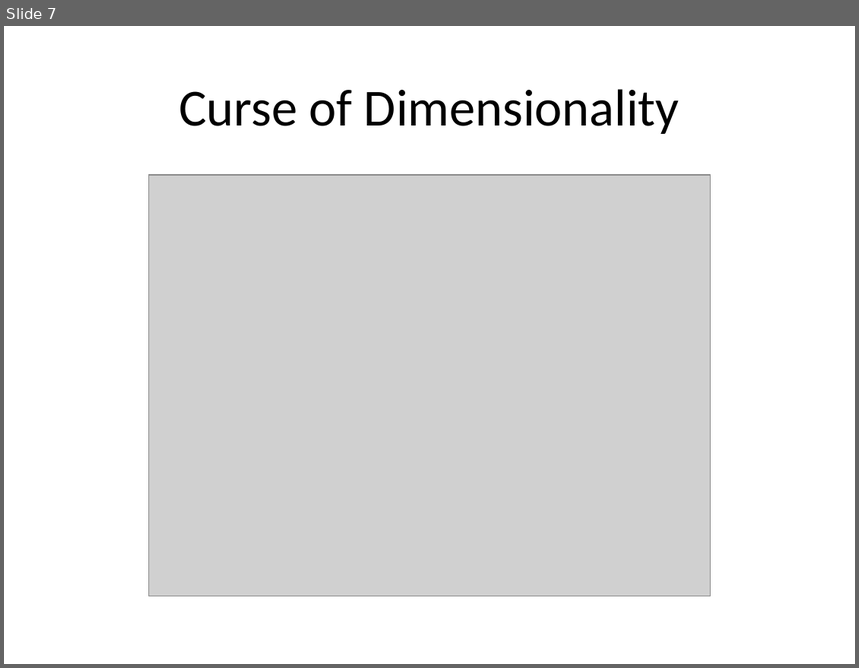
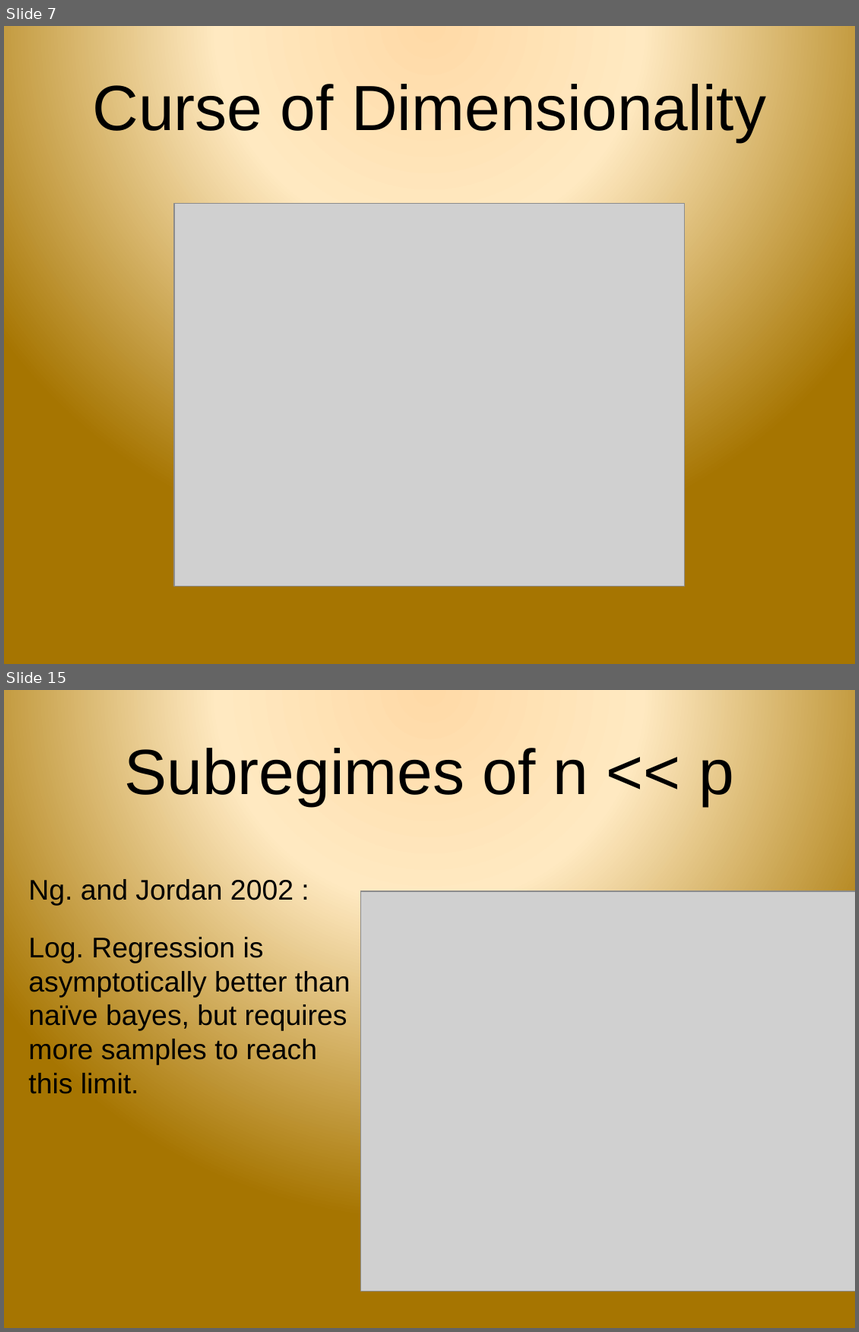
Before and after one commit to samanz/High-Dimensional-Classification, a slide deck: progressReport.pptx. Shown one above the other, each under a label of ours: slide 7 before the commit, slides 7 and 15 after it; the slides between them are not shown. The pictures are 859x668 and 859x1332 pixels, drawn with LibreOffice and Linux fonts; fonts in the diff are those of the drawing; grey boxes stand for pictures; background and template pictures are left out. Boxes give left, top, right and bottom in pixels: in the first picture for what was removed or moved away, otherwise in the second. Text is boxed around its words. In the diff, an @@ line names an element or a change of style, - is before the commit and + after.

```diff
--- a/progressReport.pptx
+++ b/progressReport.pptx
@@ slide 15 added at [4,690,855,1328], background picture (left out) @@
@@ title added at [124,743,734,806], 54 pt, text #000000 @@
+Subregimes of n << p
@@ text added at [28,879,351,1094], 24 pt, text #000000 @@
+Ng. and Jordan 2002 :
+Log. Regression is asymptotically better than naïve bayes, but requires more samples to reach this limit.
@@ picture added at [360,891,855,1292] @@
@@ slide 7 changed as well @@
@@ background #FFFFFF to picture (left out) @@
@@ title "Curse of Dimensionality": place and size @@
-title "Curse of Dimensionality" at [179,89,680,134]
+title "Curse of Dimensionality" at [92,79,766,142]
@@ title "Curse of Dimensionality" at [92,79,766,142]: size 44 to 54 pt, font Calibri to Arial @@
@@ picture: place and size @@
-picture at [148,175,711,596]
+picture at [174,203,685,586]
```
Also in this commit, not shown: 6 other slides changed, 13 other slides added, 7 slides removed.
